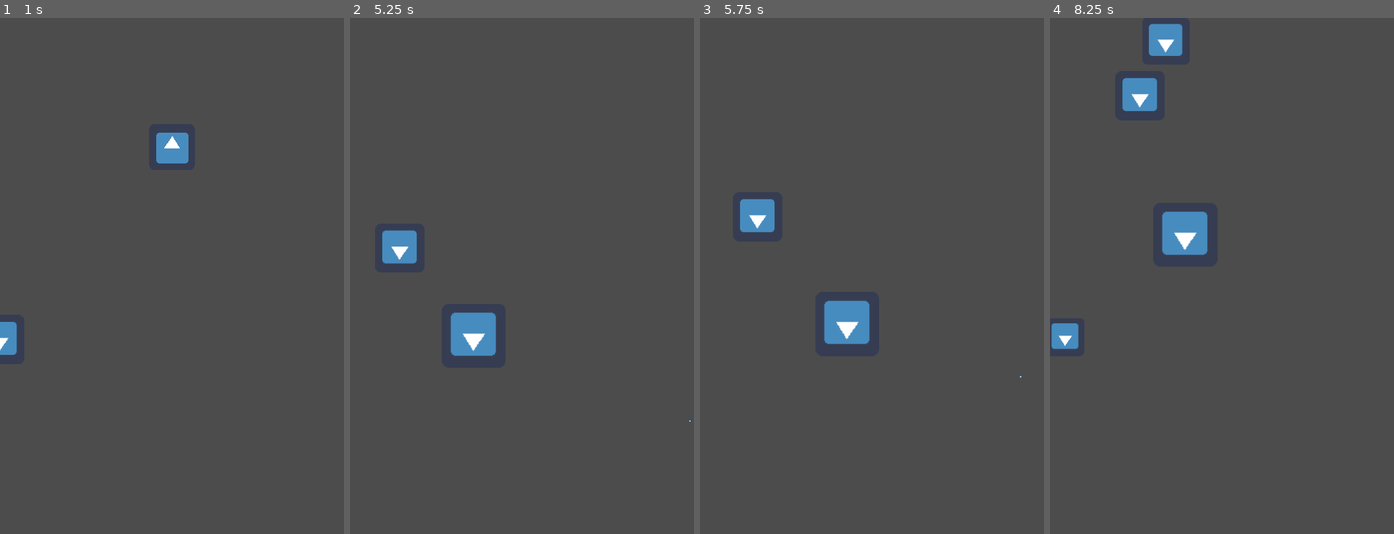
Above: before the commit, frames 1-4 (left to right).
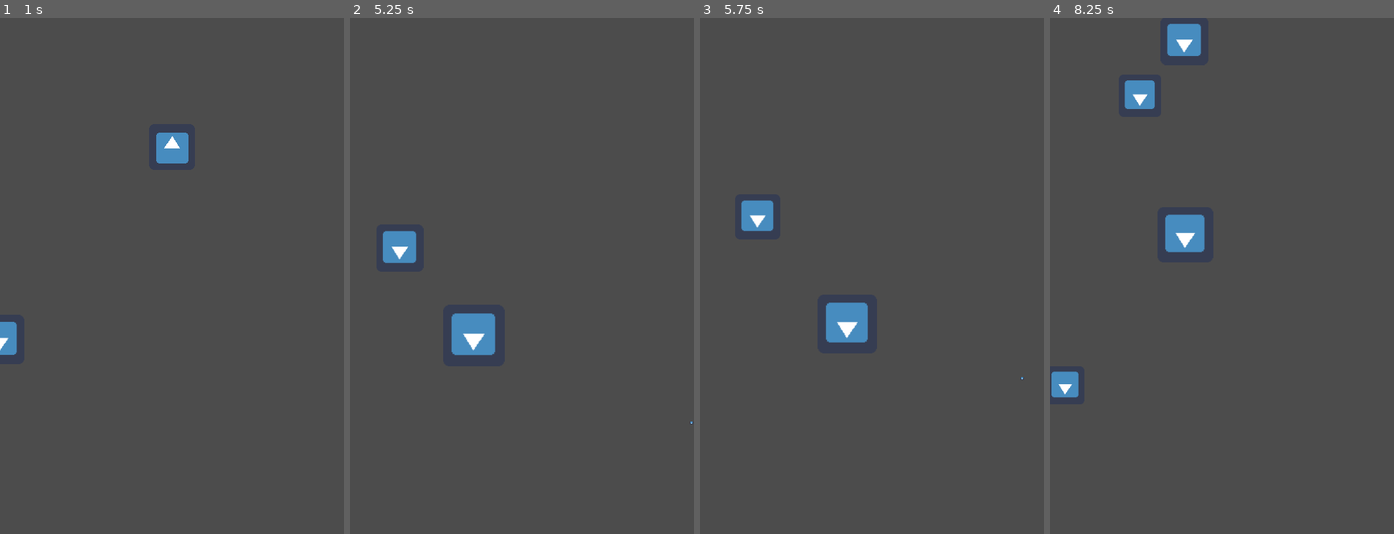
Above: after the commit, the same moments.

Repository: Demborg/scale_of_life
Game: Godot game, scene res://Main.tscn
The game is run twice, just before and just after one commit, with the same random seed, the same clock (stepped at 60 frames per second) and the same inputs. The engine's default icon, where the game draws it, is replaced by a stand-in: a white triangle on a blue panel in a dark square.
Inputs:
- Up to frame 1 (1 s): tap Enter at 0.5 s; hold Up (ui_up) from 0.53 s (still down)
- Up to frame 2 (5.25 s): release Up (ui_up) at 2.03 s; hold Left (ui_left) 2.03-3.53 s; hold Down (ui_down) 3.53-4.28 s; hold Right (ui_right) 4.28-5.03 s; hold Up (ui_up) from 5.03 s (still down)
- Up to frame 3 (5.75 s): keep holding Up (ui_up)
- Up to frame 4 (8.25 s): release Up (ui_up) at 5.78 s; hold Right (ui_right) 5.78-8.03 s; hold Down (ui_down) from 8.03 s (still down)

Frame 1 is identical in both runs. In frame 2, 0.3% of the frame differs, in the area x 9-100%, y 41-79%; in frame 3, 0.4%; in frame 4, 2.1%, in the area x 0-46%, y 1-74%.

Commit message:
Better scaling

Diff:
--- a/Main.gd
+++ b/Main.gd
@@ -1,4 +1,4 @@
-extends Node2D
+extends Node
 
 export(PackedScene) var other_scene
 
@@ -7,17 +7,17 @@
 	new_game()
 
 func _process(delta):
-	if not $Player.mass:
+	if not $Node2D/Player.mass:
 		return
-	var target_scale = 1/sqrt($Player.mass)
-	var current_scale = scale.x
+	var target_scale = 1/sqrt($Node2D/Player.mass)
+	var current_scale = $Node2D.scale.x
 
 	var s = lerp(current_scale, target_scale, delta)
-	scale = Vector2(s, s)
-	$Path2D.scale = scale
+	$Node2D.scale = Vector2(s, s)
+
 
 func new_game():
-	$Player.start($StartPosition.position)
+	$Node2D/Player.start($StartPosition.position)
 	$SpawnTimer.start()
 
 func _on_SpawnTimer_timeout():
@@ -25,6 +25,6 @@
 	var location = get_node("Path2D/PathFollow2D")
 	location.offset = randi()
 
-	o.position = location.position
-	o.compute_scale($Player.mass, 2 * randf())
-	add_child(o)
+	o.position = location.position / $Node2D.scale
+	o.compute_scale($Node2D/Player.mass * 2 * randf())
+	$Node2D.add_child(o)
--- a/Main.tscn
+++ b/Main.tscn
@@ -9,14 +9,9 @@
 "points": PoolVector2Array( 0, 0, 0, 0, 0, 0, 0, 0, 0, 0, 480, 0, 0, 0, 0, 0, 480, 720, 0, 0, 0, 0, 0, 720, 0, 0, 0, 0, 0, 0 )
 }
 
-[node name="Node" type="Node2D"]
+[node name="Node" type="Node"]
 script = ExtResource( 2 )
 other_scene = ExtResource( 3 )
-
-[node name="Player" parent="." instance=ExtResource( 1 )]
-
-[node name="StartPosition" type="Position2D" parent="."]
-position = Vector2( 240, 360 )
 
 [node name="SpawnTimer" type="Timer" parent="."]
 
@@ -25,4 +20,11 @@
 
 [node name="PathFollow2D" type="PathFollow2D" parent="Path2D"]
 
+[node name="Node2D" type="Node2D" parent="."]
+
+[node name="Player" parent="Node2D" instance=ExtResource( 1 )]
+
+[node name="StartPosition" type="Position2D" parent="."]
+position = Vector2( 240, 360 )
+
 [connection signal="timeout" from="SpawnTimer" to="." method="_on_SpawnTimer_timeout"]
--- a/Other.gd
+++ b/Other.gd
@@ -1,9 +1,10 @@
-extends RigidBody2D
+extends Area2D
 
 export var speed = 100 # How fast the player will move (pixels/sec).
 export var momentum = 0.7
 
 var direction = Vector2.ZERO
+var mass = 1
 
 func randomVector():
 	var v = Vector2(2 * randf() - 1, 2 * randf() - 1)
@@ -22,9 +23,9 @@
 func _on_VisibilityNotifier2D_screen_exited():
 	queue_free()
 
-func compute_scale(player_mass, relative_mass):
-	mass = player_mass * relative_mass
-	var s = sqrt(relative_mass)
+func compute_scale(m):
+	mass = m
+	var s = sqrt(m)
 	s = Vector2(s, s)
 	$AnimatedSprite.scale = s
 	$CollisionShape2D.scale = s
--- a/Other.tscn
+++ b/Other.tscn
@@ -14,15 +14,14 @@
 [sub_resource type="RectangleShape2D" id=2]
 extents = Vector2( 32, 32 )
 
-[node name="Other" type="RigidBody2D"]
-gravity_scale = 0.0
+[node name="Other" type="Area2D"]
 script = ExtResource( 2 )
 
 [node name="VisibilityNotifier2D" type="VisibilityNotifier2D" parent="."]
 scale = Vector2( 3, 3 )
 
 [node name="AnimatedSprite" type="AnimatedSprite" parent="."]
-rotation = 3.14159
+rotation = -3.14159
 frames = SubResource( 1 )
 
 [node name="CollisionShape2D" type="CollisionShape2D" parent="."]
--- a/Player.gd
+++ b/Player.gd
@@ -36,3 +36,12 @@
 	s = Vector2(s, s)
 	$AnimatedSprite.scale = s
 	$CollisionShape2D.scale = s
+
+
+
+func _on_Player_area_entered(area):
+	if area.mass < mass:
+		set_mass(mass + area.mass)
+		area.die()
+	else:
+		print("death")
--- a/Player.tscn
+++ b/Player.tscn
@@ -26,4 +26,5 @@
 [node name="CollisionShape2D" type="CollisionShape2D" parent="."]
 shape = SubResource( 2 )
 
+[connection signal="area_entered" from="." to="." method="_on_Player_area_entered"]
 [connection signal="body_entered" from="." to="." method="_on_Player_body_entered"]
Not shown, changed: docs/index.html
Not shown, changed: docs/index.pck
